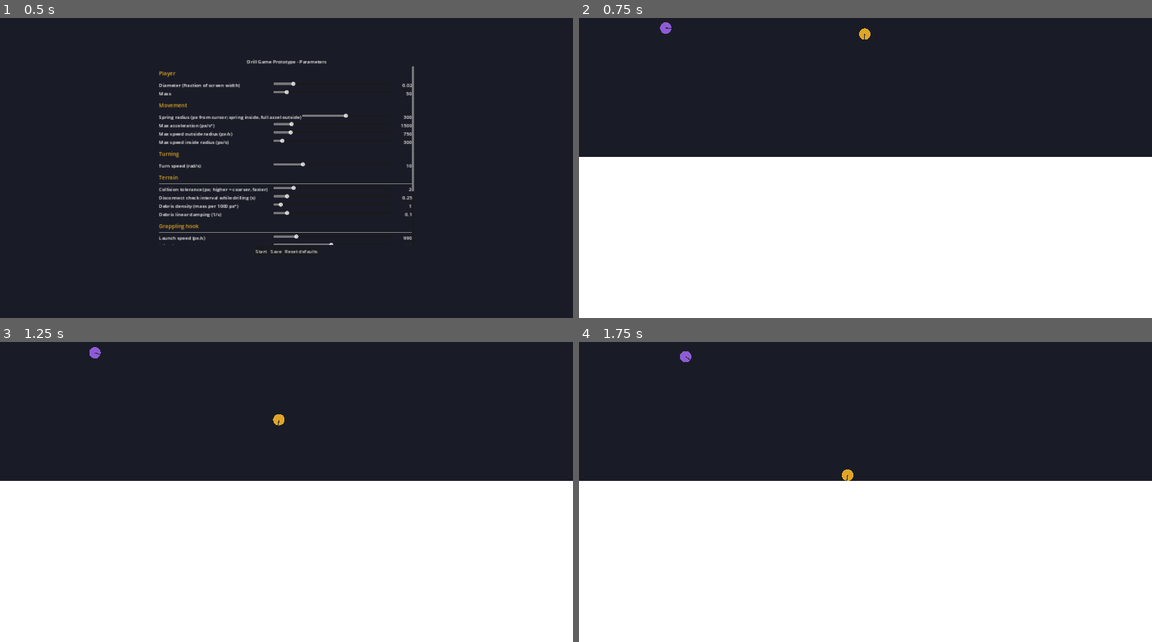
Above: before the commit, frames 1-4 (two rows, left to right).
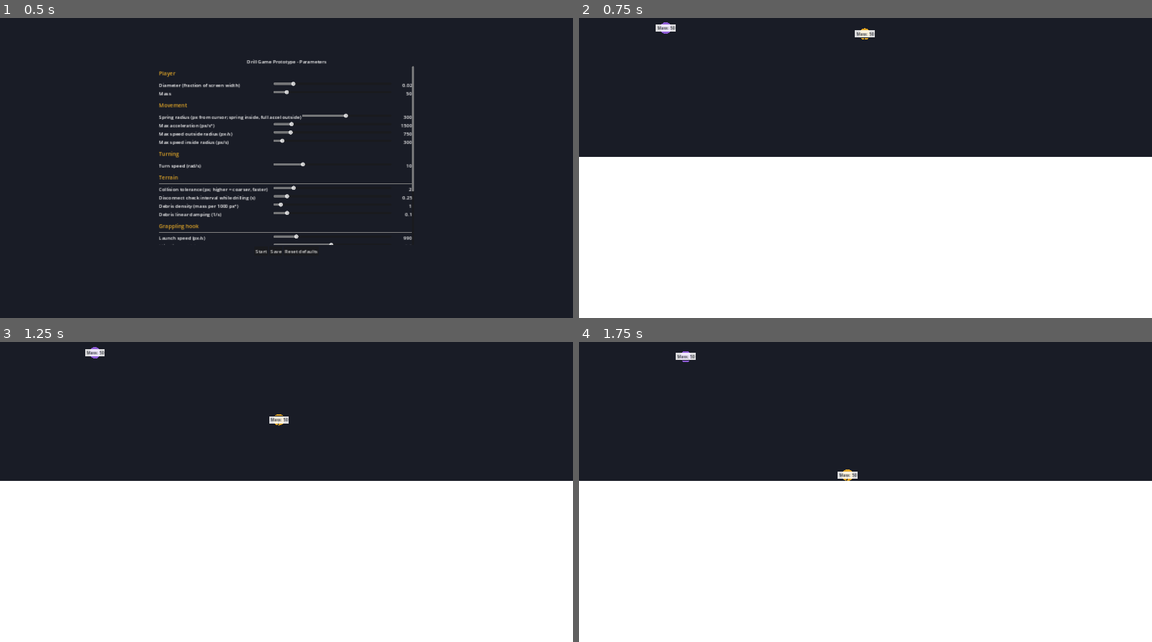
Above: after the commit, the same moments.

Repository: ooooonnnnn/Drill-Game-Prototypes
Game: Godot game, scene res://scenes/menu.tscn
The game is run twice, just before and just after one commit, with the same random seed, the same clock (stepped at 60 frames per second) and the same inputs.
Inputs (mouse positions are in pixels of both pictures, inside the frame that each line leads up to):
- Up to frame 1 (0.5 s): no input
- Up to frame 2 (0.75 s): click "Start" at 0.5 s
- Up to frame 3 (1.25 s): no input
- Up to frame 4 (1.75 s): move the mouse to (836, 546) at 1.27 s; click (836, 546) at 1.42 s

Frame 1 is identical in both runs. In frame 2, 0.2% of the frame differs, in the area x 13-52%, y 2-7%; in frame 3, 0.2%; in frame 4, 0.2%, in the area x 16-49%, y 3-46%.

Commit message:
Mass labels on bodies; enemy ignores its own knockback recoil
- Every player, enemy and debris body shows "Mass: xxx" upright over its
  center of mass, on a light backing that reads on any color.
- Floating-body contacts are resolved by _bumped before sliding, so a
  ram's closing speed is exchanged instead of being discarded.
- The enemy's break check ignores the knockback part of the contact
  impulse; the part that stops a ramming player still counts.

Co-Authored-By: Claude Opus 5.5 (1M context) <noreply@anthropic.com>

Diff:
--- a/scripts/enemy.gd
+++ b/scripts/enemy.gd
@@ -4,7 +4,9 @@
 ## Params.enemy_max_speed (like the player outside its spring radius). When it
 ## touches the player, an impulse along the line between them sets them
 ## separating at Params.enemy_knockback, split between the two by mass. A
-## collision whose impulse on it exceeds Params.enemy_break_impulse destroys it.
+## collision whose impulse on it exceeds Params.enemy_break_impulse destroys it;
+## the recoil from knocking the player away doesn't count, but the part of the
+## impulse that stops a player ramming into it does.
 
 signal impacted(impulse: float) ## a collision gave it at least MIN_REPORTED_IMPULSE
 
@@ -62,3 +64,8 @@
 			/ (1.0 / get_mass() + 1.0 / player.get_mass())
 	velocity -= n * (impulse / get_mass())
 	player.velocity += n * (impulse / player.get_mass())
+	# The knockback itself is the part pushing them apart from at rest to
+	# enemy_knockback; anything above that stopped the player closing in.
+	var knockback_impulse := (Params.enemy_knockback - maxf(separating_speed, 0.0)) \
+			/ (1.0 / get_mass() + 1.0 / player.get_mass())
+	unfelt_velocity_change -= n * (knockback_impulse / get_mass())
--- a/scripts/floating_body.gd
+++ b/scripts/floating_body.gd
@@ -3,6 +3,8 @@
 ## Shared base for the player and enemies: a zero-gravity disc (sized by
 ## Params.size_fraction, drawn with a nose showing its facing) that is driven
 ## against linear friction, slides along terrain and shoves debris.
+
+const MassLabel := preload("res://scripts/mass_label.gd")
 
 const NOSE_COLOR := Color("2b2f3a")
 const PLAYER_LAYER := 1
@@ -11,12 +13,16 @@
 const ENEMY_LAYER := 8
 
 var radius := 20.0
+## Part of this body's velocity change in the current collision that
+## _felt_impact should not count. Set by _bumped; cleared after each collision.
+var unfelt_velocity_change := Vector2.ZERO
 
 @onready var shape: CollisionShape2D = $CollisionShape2D
 
 
 func _ready() -> void:
 	shape.shape = CircleShape2D.new()
+	add_child(MassLabel.new())
 	Params.changed.connect(_apply_size)
 	_apply_size()
 
@@ -77,13 +83,19 @@
 		if collider is RigidBody2D:
 			_push_debris(collider, collision)
 		else:
-			velocity = velocity.slide(normal)
+			# Bodies resolve their contact first, so the closing speed is still
+			# there to be exchanged; the slide only stops what is left of it.
 			if other != null:
 				_bumped(other)
 				other._bumped(self)
+			if velocity.dot(normal) < 0.0:
+				velocity = velocity.slide(normal)
 		if other != null:
-			other._felt_impact(other.get_mass() * (other.velocity - other_velocity_before).length())
-		_felt_impact(get_mass() * (velocity - velocity_before).length())
+			other._felt_impact(other.get_mass() \
+					* (other.velocity - other_velocity_before - other.unfelt_velocity_change).length())
+			other.unfelt_velocity_change = Vector2.ZERO
+		_felt_impact(get_mass() * (velocity - velocity_before - unfelt_velocity_change).length())
+		unfelt_velocity_change = Vector2.ZERO
 		motion = collision.get_remainder().slide(normal)
 		if motion.length_squared() < 0.0001:
 			return
--- /dev/null
+++ b/scripts/mass_label.gd
@@ -0,0 +1,42 @@
+extends Node2D
+## Child of a physics body that draws "Mass: xxx" upright over the body's center
+## of mass. Dark text on a light backing, so it reads on every body color and on
+## the background.
+
+const FONT_SIZE := 14
+const PADDING := Vector2(4, 1)
+const TEXT_COLOR := Color("1a1c26")
+const BACKING_COLOR := Color(1, 1, 1, 0.85)
+const BACKING_BORDER_COLOR := Color("1a1c26")
+
+@onready var body: PhysicsBody2D = get_parent()
+
+
+func _ready() -> void:
+	top_level = true # stays upright while the body rotates
+	z_index = 10 # above the other bodies
+
+
+func _process(_delta: float) -> void:
+	var center := Vector2.ZERO
+	if body is RigidBody2D:
+		center = (body as RigidBody2D).center_of_mass
+	global_position = body.to_global(center)
+	queue_redraw()
+
+
+func _mass() -> float:
+	if body is RigidBody2D:
+		return (body as RigidBody2D).mass
+	return body.get_mass()
+
+
+func _draw() -> void:
+	var font := ThemeDB.fallback_font
+	var text := "Mass: %s" % str(snappedf(_mass(), 0.1))
+	var text_size := font.get_string_size(text, HORIZONTAL_ALIGNMENT_LEFT, -1, FONT_SIZE)
+	var backing := Rect2(-text_size / 2.0 - PADDING, text_size + PADDING * 2.0)
+	draw_rect(backing, BACKING_COLOR)
+	draw_rect(backing, BACKING_BORDER_COLOR, false, 1.0)
+	var baseline := Vector2(-text_size.x / 2.0, font.get_ascent(FONT_SIZE) - text_size.y / 2.0)
+	draw_string(font, baseline, text, HORIZONTAL_ALIGNMENT_LEFT, -1, FONT_SIZE, TEXT_COLOR)
--- a/scripts/terrain.gd
+++ b/scripts/terrain.gd
@@ -8,6 +8,7 @@
 ## rebuilt. Debris is drilled exactly like the main terrain.
 
 const Chunk := preload("res://scripts/terrain_chunk.gd")
+const MassLabel := preload("res://scripts/mass_label.gd")
 const TERRAIN_LAYER := 2
 const DEBRIS_LAYER := 4
 const ERASE_MARGIN := 1.0 ## extra px erased around the player so it never starts inside solid terrain
@@ -106,6 +107,7 @@
 	var visual := ColorRect.new()
 	visual.mouse_filter = Control.MOUSE_FILTER_IGNORE
 	debris.add_child(visual)
+	debris.add_child(MassLabel.new())
 	add_child(debris)
 
 	var chunk = Chunk.new(debris, visual, piece["image"], piece["solid_cells"])
--- a/scripts/terrain_chunk.gd
+++ b/scripts/terrain_chunk.gd
@@ -265,6 +265,7 @@
 		if child is CollisionShape2D:
 			body.remove_child(child)
 			child.queue_free()
+	var shape_count := 0
 	for polygon in polygons:
 		if polygon.size() < 3:
 			continue
@@ -277,7 +278,8 @@
 			var collision := CollisionShape2D.new()
 			collision.shape = convex
 			body.add_child(collision)
-	if body.get_child_count() <= 1: # only the visual
+			shape_count += 1
+	if shape_count == 0:
 		empty = true
 		return
 
Not shown, added: scripts/mass_label.gd.uid
